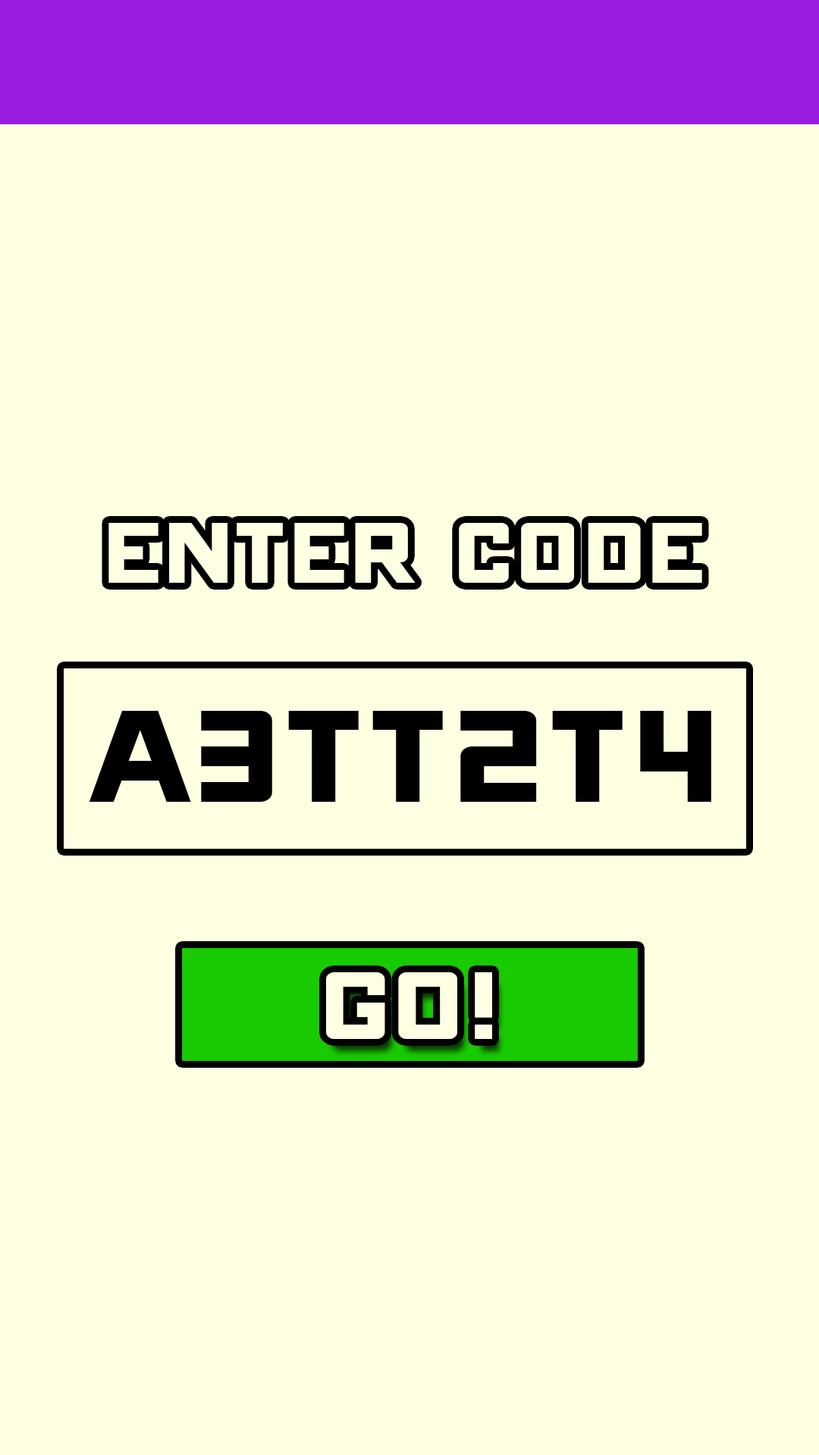
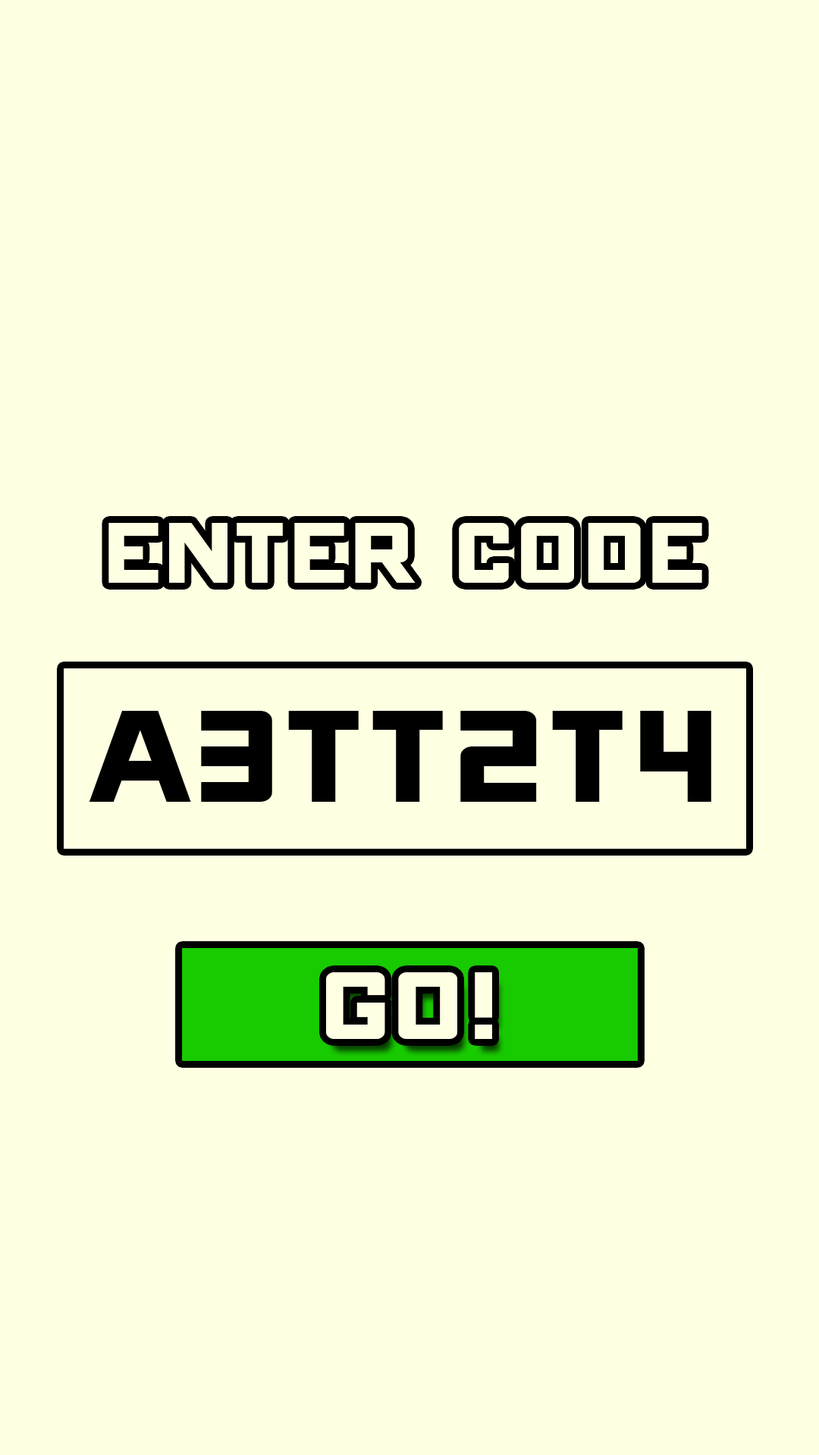
Layers edited between the first and the second (819, 1455) image:
hid "Rectangle 1" over (0, 0, 819, 125)
